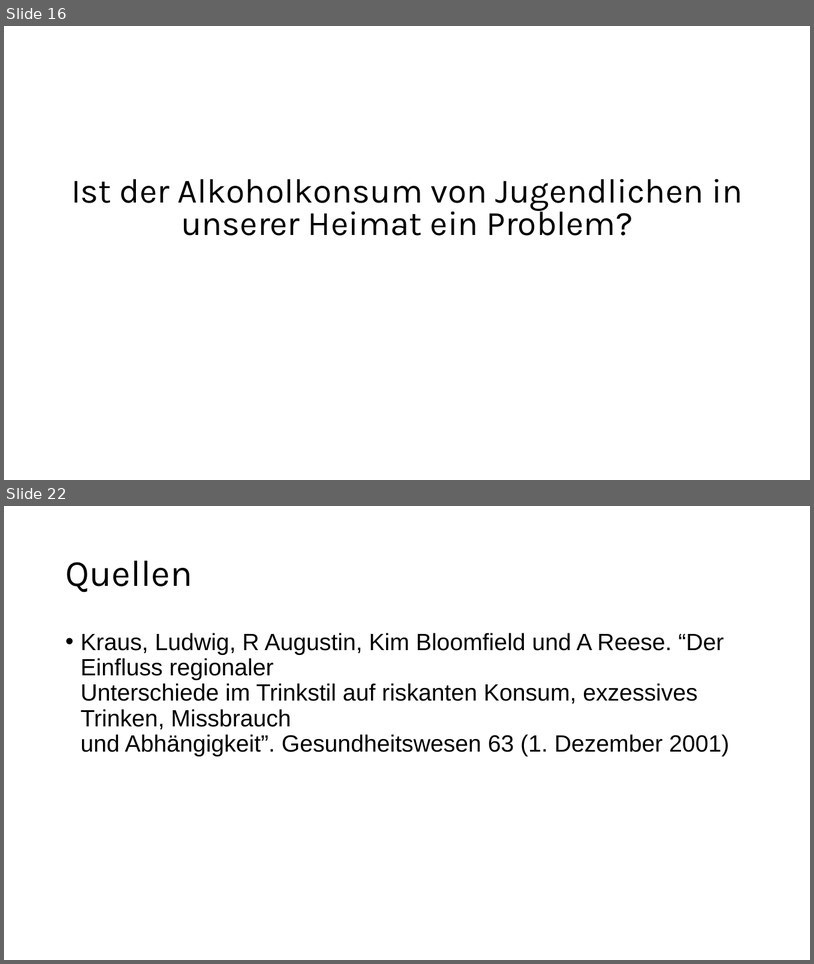
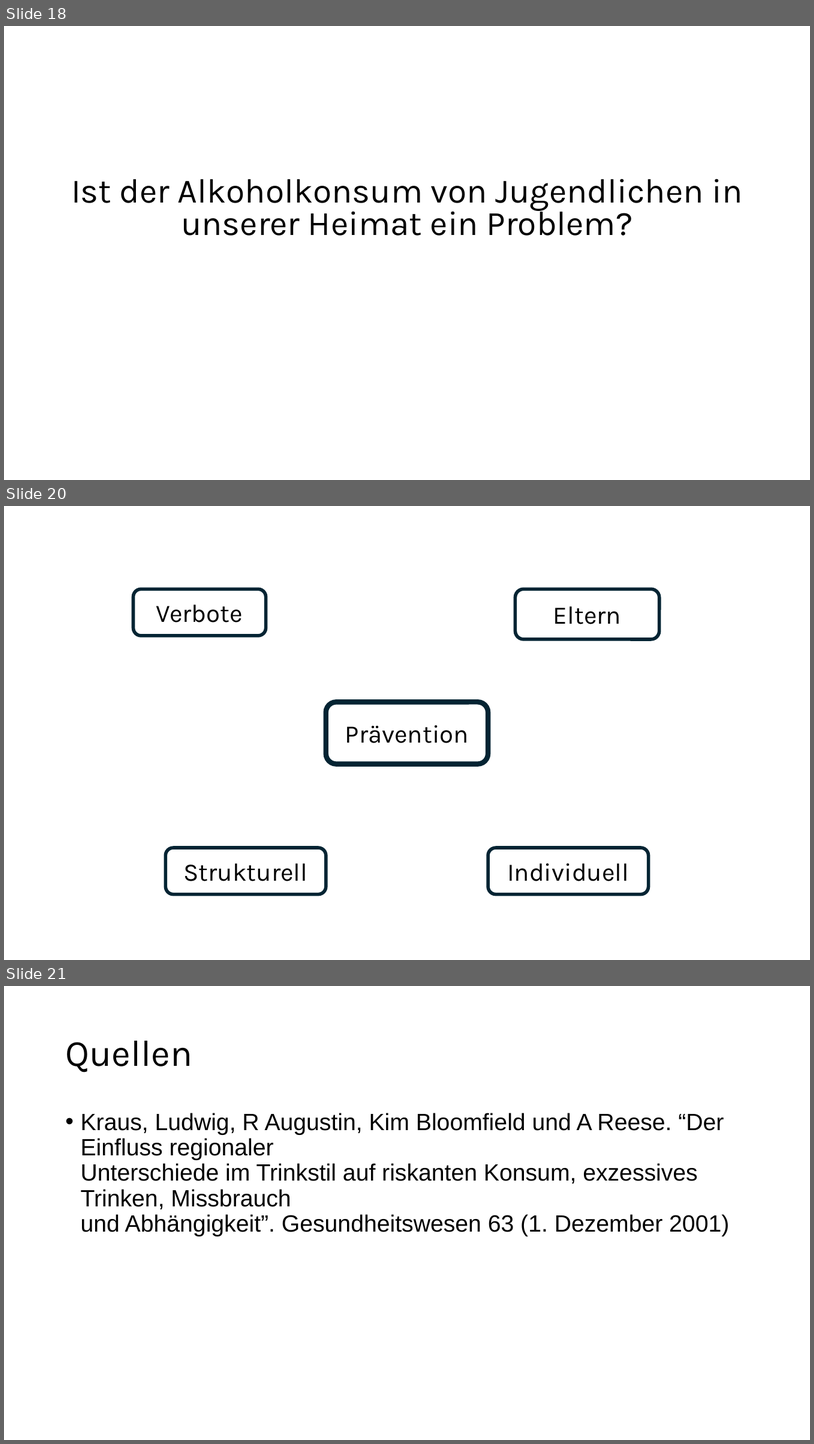
Before and after one commit to Bergschaf/Seminarkurs, a slide deck: präsi/Präsentation.odp. Shown one above the other, each under a label of ours: slides 16 and 22 before the commit, slides 18, 20 and 21 after it; the slides between them are not shown. The pictures are 814x964 and 814x1444 pixels, drawn with LibreOffice and Linux fonts; fonts in the diff are those of the drawing. Boxes give left, top, right and bottom in pixels: in the first picture for what was removed or moved away, otherwise in the second. Text is boxed around its words. In the diff, an @@ line names an element or a change of style, - is before the commit and + after.

```diff
--- a/präsi/Präsentation.odp
+++ b/präsi/Präsentation.odp
@@ slide 20 added at (4,506,810,960), background #FFFFFF @@
@@ freeform shape added at (134,589,266,636), outline #042433 4 pt, 30 pt, text #000000 @@
+Verbote
@@ freeform shape added at (516,589,660,639), outline #042433 4 pt, 30 pt, text #000000 @@
+Eltern
@@ freeform shape added at (326,702,489,764), outline #042433 6.01 pt, 30 pt, text #000000 @@
+Prävention
@@ freeform shape added at (165,848,326,894), outline #042433 4 pt, 30 pt, text #000000 @@
+Strukturell
@@ freeform shape added at (489,848,649,894), outline #042433 4 pt, 30 pt, text #000000 @@
+Individuell
@@ what was slide 16 is now slide 18 @@
@@ what was slide 22 is now slide 21 @@
```
Also in this commit, not shown: 4 other slides added, 6 slides removed.
